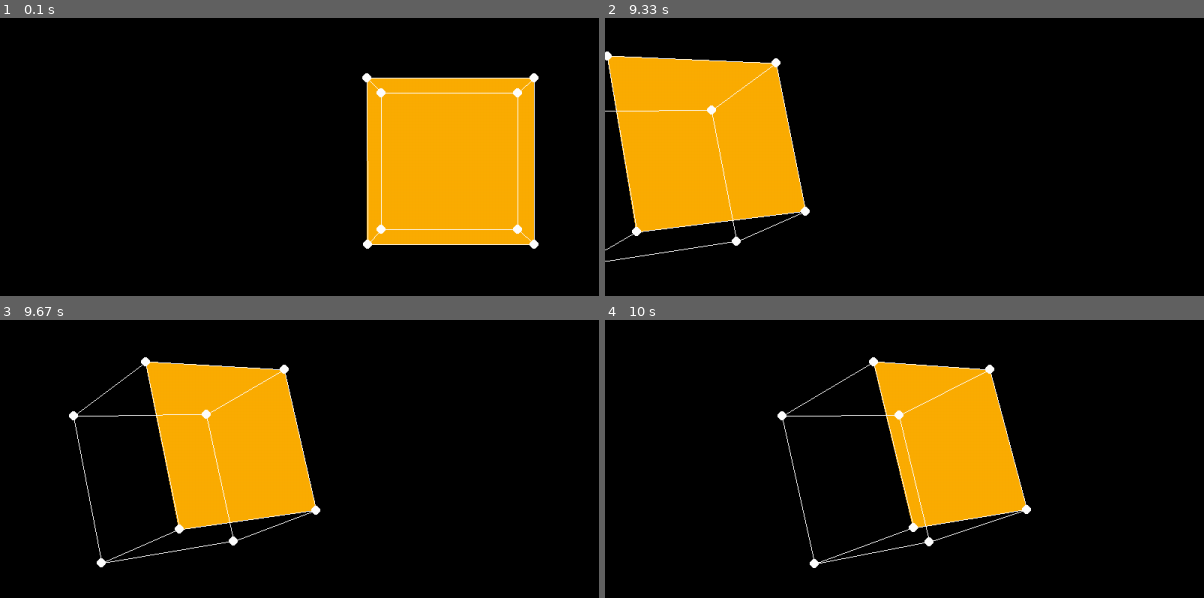
Above: before the commit, frames 1-4 (two rows, left to right).
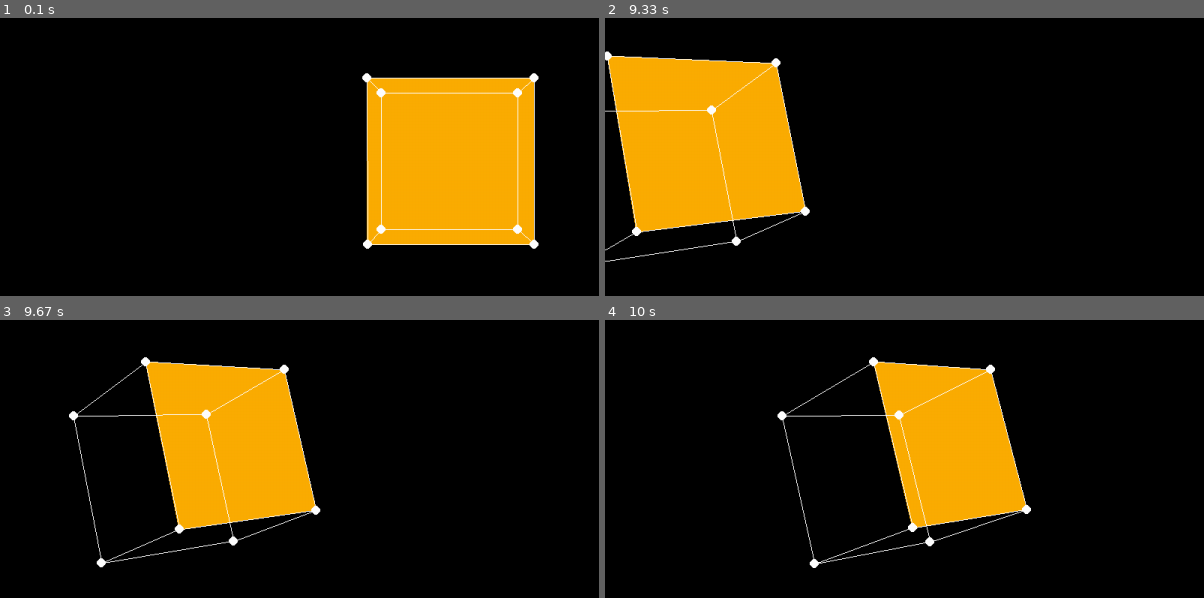
Above: after the commit, the same moments.

Repository: dthemg/pygame_3d
Game: pygame game, started from second_test.py
The game is run twice, just before and just after one commit, with the same random seed, the same clock (stepped at 60 frames per second) and the same inputs.
Inputs (mouse positions are in pixels of both pictures, inside the frame that each line leads up to):
- Up to frame 1 (0.1 s): no input
- Up to frame 2 (9.33 s): press the mouse at (1024, 201) at 0.37 s; move the mouse to (1180, 168) at 0.47 s; release the mouse at (outside the picture) at 0.6 s; hold Right 0.67-1.13 s; move the mouse to (1060, 220) at 0.7 s; hold Up 1.17-1.47 s; hold Right 1.5-1.97 s; hold Left 2-2.53 s; hold Down 2.57-2.87 s; hold Left 2.9-3.3 s; hold Up 3.33-3.7 s; hold Right 3.73-4.37 s; hold Down 4.4-4.77 s; hold Left 4.8-5.27 s; hold Right 5.3-5.77 s; hold Up 5.8-6.1 s; hold Right 6.13-6.6 s; hold Left 6.63-7.17 s; hold Down 7.2-7.5 s; hold Left 7.53-7.93 s; hold Up 7.97-8.33 s; hold Right 8.37-9 s; hold Down from 9.03 s (still down)
- Up to frame 3 (9.67 s): release Down at 9.4 s; hold Left from 9.43 s (still down)
- Up to frame 4 (10 s): release Left at 9.9 s; press the mouse at (1024, 503) at 9.97 s

Frames 1-3 are identical in both runs. In frame 4, 0.6% of the frame differs, in the area x 38-71%, y 15-87%.

Commit message:
move points using mouse

Diff:
--- a/second_test.py
+++ b/second_test.py
@@ -154,6 +154,11 @@
         self.P += move_vec
         self.cog = self.calc_center_of_gravity(self.P)
 
+    def apply_vertex_shift(self, column, move_vec):
+        # Movement occurs in xy plane
+        move_vec = np.append(move_vec, 0)
+        self.P[:, column] += move_vec * 0.005
+
     def apply_rotation(self, alpha, beta, gamma):
         A = np.array(
             [
@@ -190,7 +195,8 @@
 
 
 def main_loop(dots, locs, lines, sides):
-    rot_x, rot_y, rot_z = 0.0004, 0.0015, 0.0003
+    base_rot_x, base_rot_y, base_rot_z = 0.0004, 0.0015, 0.0003
+    rot_x, rot_y, rot_z = base_rot_x, base_rot_y, base_rot_z
 
     # Move back starting position slightly
     locs = locs + np.array([[0], [0], [10]], dtype=float)
@@ -226,26 +232,31 @@
                     handle_mouseclick = True
                     mouse_x, mouse_y = pg.mouse.get_pos()
                     mouse_pos = np.array([[mouse_x], [mouse_y]], dtype=int)
+                    pg.mouse.get_rel()
             elif event.type == pg.MOUSEBUTTONUP:
                 if event.button == 1:
+                    rot_x, rot_y, rot_z = base_rot_x, base_rot_y, base_rot_z
                     mouse_drag = False
                     drag_column = None
 
         # Handle key presses
-        movement = np.array([[0], [0], [0]], dtype=float)
+        camera_movement = np.array([[0], [0], [0]], dtype=float)
         keys = pg.key.get_pressed()
         if keys[pg.K_UP]:
-            movement += MV_FWD
+            camera_movement += MV_FWD
         if keys[pg.K_DOWN]:
-            movement += MV_BCK
+            camera_movement += MV_BCK
         if keys[pg.K_LEFT]:
-            movement += MV_LEFT
+            camera_movement += MV_LEFT
         if keys[pg.K_RIGHT]:
-            movement += MV_RIGHT
+            camera_movement += MV_RIGHT
 
         # Calculate new positions
-        engine.apply_movement(movement)
+        engine.apply_movement(camera_movement)
         engine.apply_rotation(rot_x, rot_y, rot_z)
+        if mouse_drag:
+            mouse_move = np.array(pg.mouse.get_rel(), dtype=float)
+            engine.apply_vertex_shift(drag_column, mouse_move)
 
         draw_manager.S = engine.get_screen_location()
 
@@ -254,6 +265,7 @@
             if mouse_col.size > 0:
                 mouse_drag = True
                 drag_column = mouse_col[0]
+                rot_x, rot_y, rot_z = 0, 0, 0
             handle_mouseclick = False
 
         # Draw all items
